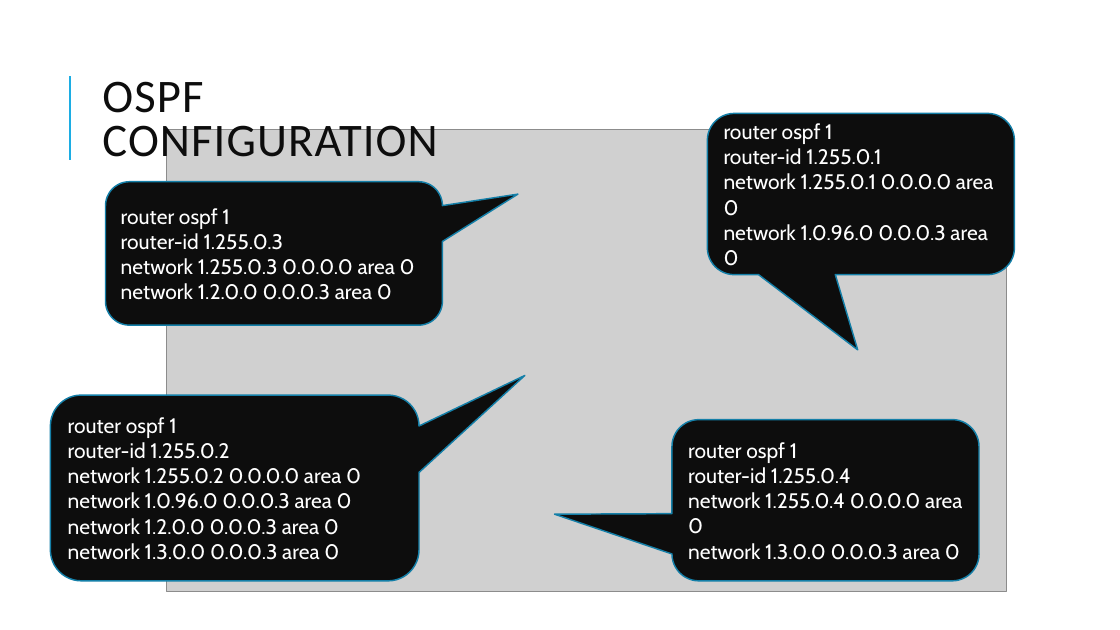
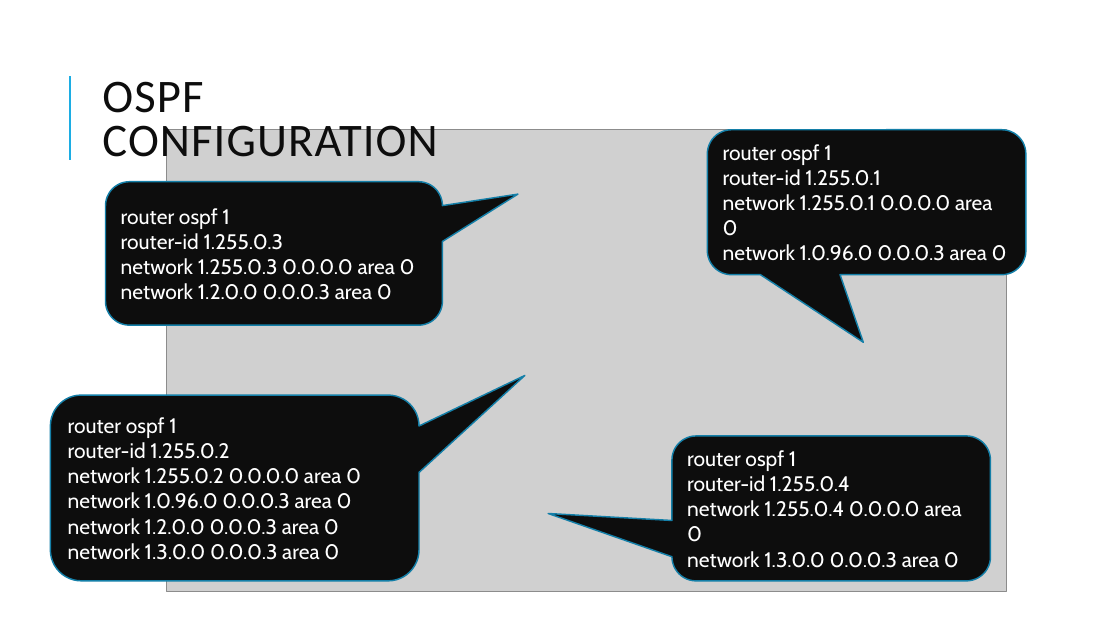
Before and after one commit to BSc-MSc-Projects/NSD-VPNs, a slide deck: slide 11 of NSD presentation_GIAN.pptx (slide 10 before the commit). Drawn at 1120x630 pixels with LibreOffice and Linux fonts; fonts in the diff are those of the drawing; grey boxes stand for pictures. Boxes give left, top, right and bottom in pixels: in the first picture for what was removed or moved away, otherwise in the second. Text is boxed around its words. In the diff, an @@ line names an element or a change of style, - is before the commit and + after.

```diff
--- a/NSD presentation_GIAN.pptx
+++ b/NSD presentation_GIAN.pptx
@@ rounded speech box "router ospf 1": place and size @@
-rounded speech box "router ospf 1" at bbox=[707, 113, 1015, 275]
+rounded speech box "router ospf 1" at bbox=[707, 129, 1026, 275]
@@ rounded speech box "router ospf 1": place and size @@
-rounded speech box "router ospf 1" at bbox=[672, 420, 980, 581]
+rounded speech box "router ospf 1" at bbox=[672, 436, 991, 581]
@@ rounded speech box "router ospf 1" at bbox=[672, 436, 991, 581]: proportions changed @@
```
Also in this commit, not shown: 3 other slides changed, 5 slides added, 1 slide removed, 2 other files.
